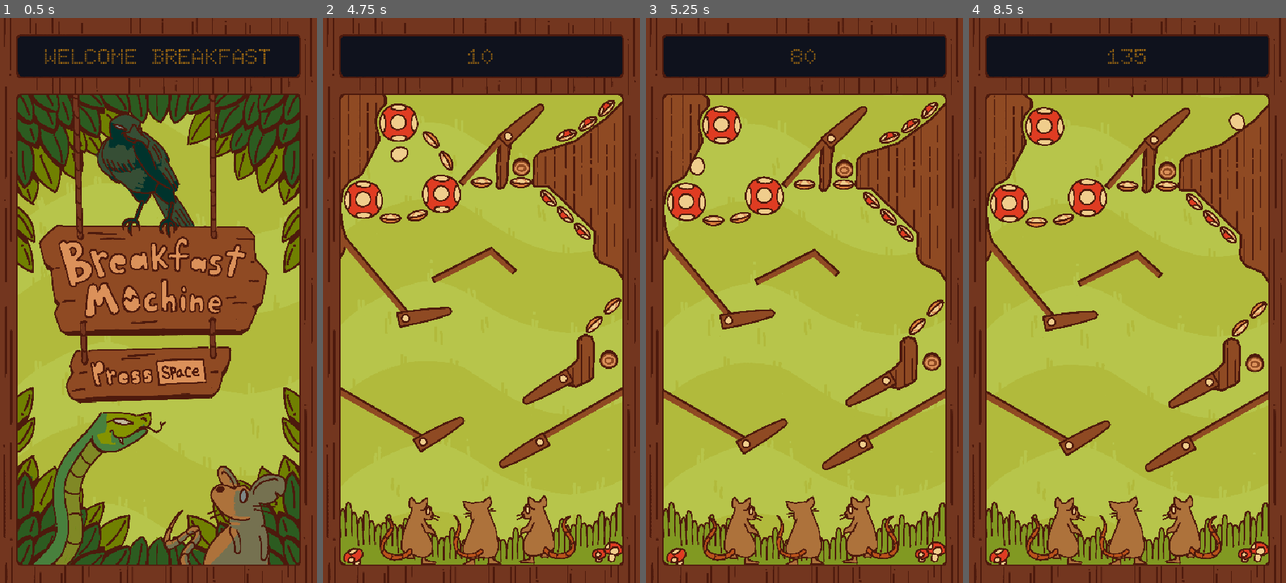
Above: before the commit, frames 1-4 (left to right).
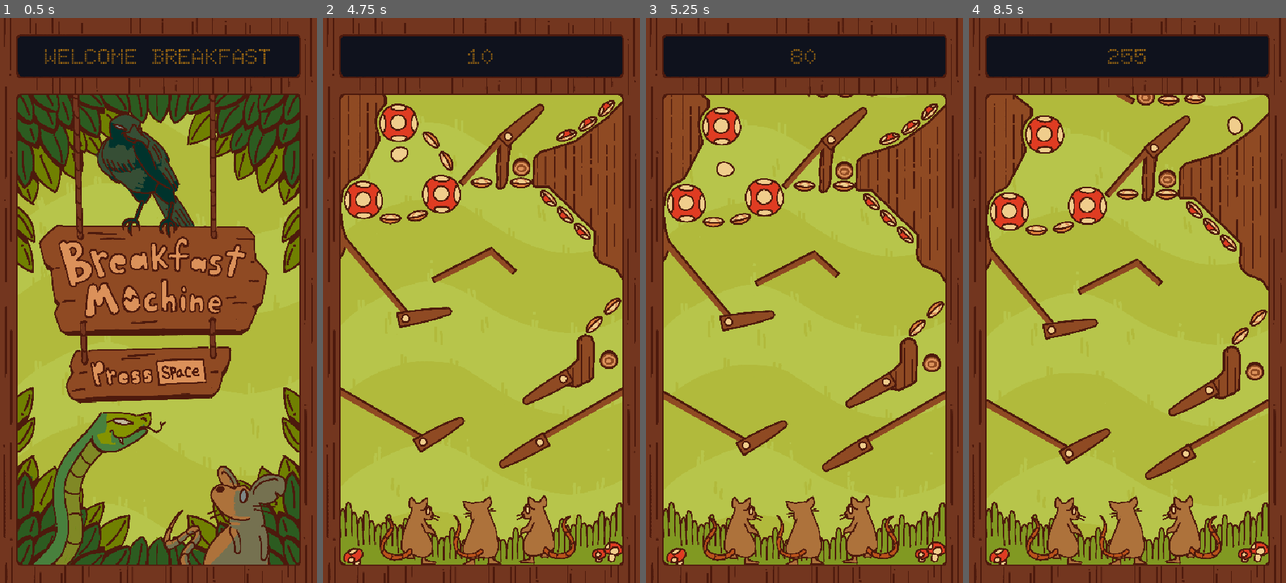
Above: after the commit, the same moments.

Repository: Lilacqualia/gjtnp-gjenp
Game: Godot game, scene res://scenes/conductor.tscn
Two runs of this game, one before a commit and one after it. Both use one fixed random seed, a clock stepped at 60 frames per second and the inputs below.
Inputs:
- Up to frame 1 (0.5 s): no input
- Up to frame 2 (4.75 s): tap Enter at 0.5 s; hold D (Right Flipper) 0.53-1.28 s; hold Space (Start Game) 0.53-1.28 s; hold A (Left Flipper) 1.28-2.03 s; tap Space (Start Game) at 1.35, 2, 2.85, 3.5, 4.35 s; hold Space (Start Game) 2.03-2.78 s; hold D (Right Flipper) 2.03-3.53 s; hold Space (Start Game) 3.53-4.28 s; hold A (Left Flipper) from 3.53 s (still down)
- Up to frame 3 (5.25 s): keep holding A (Left Flipper); hold Space (Start Game) from 5.03 s (still down)
- Up to frame 4 (8.5 s): release A (Left Flipper) at 5.78 s; release Space (Start Game) at 5.78 s; hold D (Right Flipper) 5.78-8.03 s; tap Space (Start Game) at 5.85, 7.35, 8 s; hold Space (Start Game) 6.53-7.28 s; hold A (Left Flipper) from 8.03 s (still down); hold Space (Start Game) from 8.03 s (still down)

Frame 1 is identical in both runs. In frame 2, 0.9% of the frame differs, in the area x 5-95%, y 13-80%; in frame 3, 4.6%; in frame 4, 12%, in the area x 5-95%, y 5-82%.
Error before the commit: Invalid assignment of property or key 'wait_time' with value of type 'float' on a base object of type 'null instance'. (res://scripts/drop_target_group.gd:17)

Commit message:
Pace adjustments.

Diff:
--- a/src/project.godot
+++ b/src/project.godot
@@ -31,7 +31,6 @@
 window/size/viewport_width=540
 window/size/viewport_height=960
 window/stretch/mode="canvas_items"
-
 
 [global_group]
 
--- a/src/scenes/table_forest.tscn
+++ b/src/scenes/table_forest.tscn
@@ -6,7 +6,6 @@
 [ext_resource type="PackedScene" uid="uid://d2ldm28a03gur" path="res://scenes/drop_target.tscn" id="5_3pj8s"]
 [ext_resource type="PackedScene" uid="uid://c1cyr6lkjjkbe" path="res://scenes/drop_target_group.tscn" id="5_r5rc4"]
 [ext_resource type="PackedScene" uid="uid://cnifj1cn6gkee" path="res://scenes/wall.tscn" id="7_ehd0t"]
-[ext_resource type="Script" uid="uid://cwc8gettcu2ey" path="res://scripts/drop_target_group.gd" id="9_ijlaf"]
 [ext_resource type="PackedScene" uid="uid://di4kjbwd6stcp" path="res://scenes/spinner.tscn" id="9_o62vd"]
 [ext_resource type="PackedScene" uid="uid://cw0cq4b4yu3jn" path="res://scenes/round_bumper.tscn" id="9_r5rc4"]
 [ext_resource type="Script" uid="uid://cygppix3bywqj" path="res://scripts/goal_area.gd" id="10_kfj14"]
@@ -192,27 +191,24 @@
 position = Vector2(290, 51)
 value = 5
 
-[node name="DropTargetGroup2" type="Node2D" parent="ScrollableElements/Stage1/SideLog" unique_id=640150116]
-position = Vector2(-50, 702)
-script = ExtResource("9_ijlaf")
-metadata/_custom_type_script = "uid://cwc8gettcu2ey"
-
-[node name="DropTarget10" parent="ScrollableElements/Stage1/SideLog/DropTargetGroup2" unique_id=910012220 instance=ExtResource("5_3pj8s")]
-position = Vector2(553.00006, -777.00006)
-rotation = 2.3561945
-scale = Vector2(0.99999994, 0.99999994)
-value = 5
-
-[node name="DropTarget11" parent="ScrollableElements/Stage1/SideLog/DropTargetGroup2" unique_id=146894196 instance=ExtResource("5_3pj8s")]
-position = Vector2(485, -731.00006)
+[node name="DropTargetGroup3" parent="ScrollableElements/Stage1/SideLog" unique_id=1780319321 instance=ExtResource("5_r5rc4")]
+
+[node name="DropTarget10" parent="ScrollableElements/Stage1/SideLog/DropTargetGroup3" unique_id=910012220 instance=ExtResource("5_3pj8s")]
+position = Vector2(503.00006, -75.00006)
+rotation = 2.3561945
+scale = Vector2(0.9999999, 0.9999999)
+value = 5
+
+[node name="DropTarget11" parent="ScrollableElements/Stage1/SideLog/DropTargetGroup3" unique_id=146894196 instance=ExtResource("5_3pj8s")]
+position = Vector2(435, -29.000061)
 rotation = 2.8064895
 scale = Vector2(0.99999994, 0.99999994)
 value = 5
 
-[node name="DropTarget12" parent="ScrollableElements/Stage1/SideLog/DropTargetGroup2" unique_id=960655139 instance=ExtResource("5_3pj8s")]
-position = Vector2(521, -751)
+[node name="DropTarget12" parent="ScrollableElements/Stage1/SideLog/DropTargetGroup3" unique_id=960655139 instance=ExtResource("5_3pj8s")]
+position = Vector2(471, -49)
 rotation = 2.5446901
-scale = Vector2(0.99999994, 0.99999994)
+scale = Vector2(0.9999999, 0.9999999)
 value = 5
 
 [node name="BumperCluster" type="Node2D" parent="ScrollableElements/Stage1" unique_id=1672020467]
@@ -389,7 +385,7 @@
 polygon = PackedVector2Array(60, -53, 102, 40, 99, 117, 83, 195, 85, 229, 100, 252, 136, 270, 136, 317, 154, 346, 137.55597, 375.75095, 163, 384, 173, 391, 186, 412, 182, 419, 63, 361)
 
 [node name="spinner" parent="ScrollableElements/Stage2/Group2" unique_id=401330997 instance=ExtResource("9_o62vd")]
-position = Vector2(131, 18)
+position = Vector2(321, 228)
 
 [node name="Flipper" parent="ScrollableElements/Stage2/Group2" unique_id=1271591218 instance=ExtResource("2_cwxmj")]
 position = Vector2(527, 154)
@@ -441,13 +437,25 @@
 position = Vector2(232, -46)
 value = 5
 
-[node name="DropTarget8" parent="ScrollableElements/Stage2/Group2/DropTarget8" unique_id=532851316 instance=ExtResource("5_3pj8s")]
-position = Vector2(-142, -81)
-rotation = -2.6179938
-value = 5
-
 [node name="DropTarget9" parent="ScrollableElements/Stage2/Group2" unique_id=1089681692 instance=ExtResource("5_3pj8s")]
 position = Vector2(275, -47)
+value = 5
+
+[node name="DropTarget10" parent="ScrollableElements/Stage2/Group2" unique_id=1465285313 instance=ExtResource("5_3pj8s")]
+position = Vector2(360, 234)
+value = 5
+
+[node name="DropTarget11" parent="ScrollableElements/Stage2/Group2" unique_id=1961369025 instance=ExtResource("5_3pj8s")]
+position = Vector2(405, 232)
+value = 5
+
+[node name="DropTarget13" parent="ScrollableElements/Stage2/Group2" unique_id=1275900764 instance=ExtResource("5_3pj8s")]
+position = Vector2(449, 215)
+value = 5
+
+[node name="DropTarget12" parent="ScrollableElements/Stage2/Group2" unique_id=532851316 instance=ExtResource("5_3pj8s")]
+position = Vector2(90, -127)
+rotation = -2.6179938
 value = 5
 
 [node name="Group3" type="Node2D" parent="ScrollableElements/Stage2" unique_id=1902964560]
--- a/src/scripts/pinball.gd
+++ b/src/scripts/pinball.gd
@@ -16,7 +16,7 @@
 @export var roll_sound_upper_speed = 3000.0
 @export var roll_pitch_multiplier = 2.5
 
-@export var starting_health = 9
+@export var starting_health = 12
 var health = starting_health
 
 var rng = RandomNumberGenerator.new()
--- a/src/scripts/table_forest.gd
+++ b/src/scripts/table_forest.gd
@@ -16,7 +16,7 @@
 @export var ResetPosition: Vector2 = Vector2(0.0, 0.0)
 @export var NextTable : Globals.SceneName
 @export var ScrollRate: float = 50.0
-@export var ScrollRatio: float = 0.05
+@export var ScrollRatio: float = 0.08
 
 # Called when the node enters the scene tree for the first time.
 func _ready() -> void:
